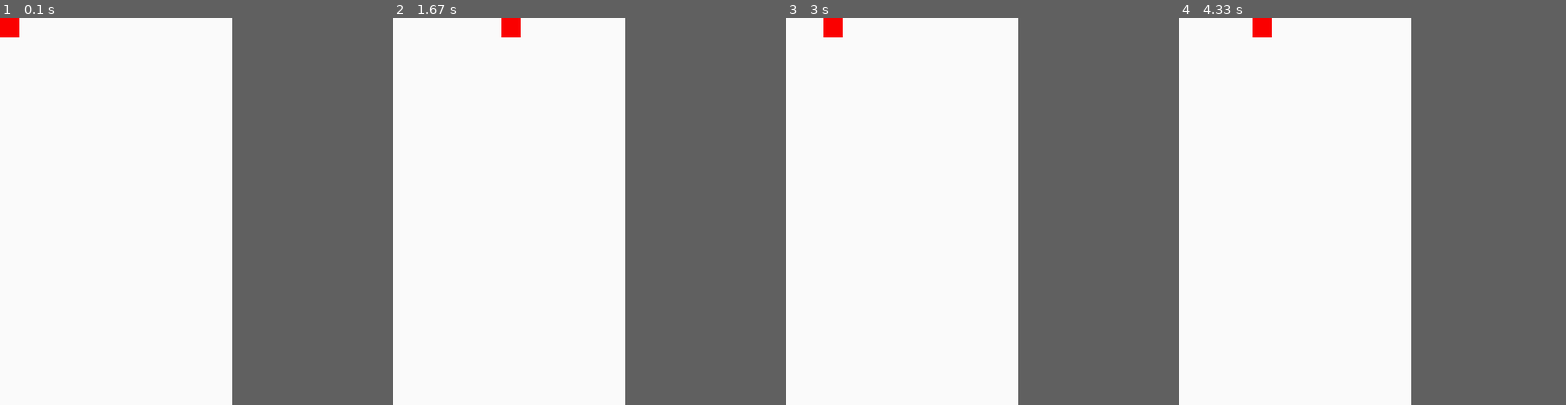
Above: before the commit, frames 1-4 (left to right).
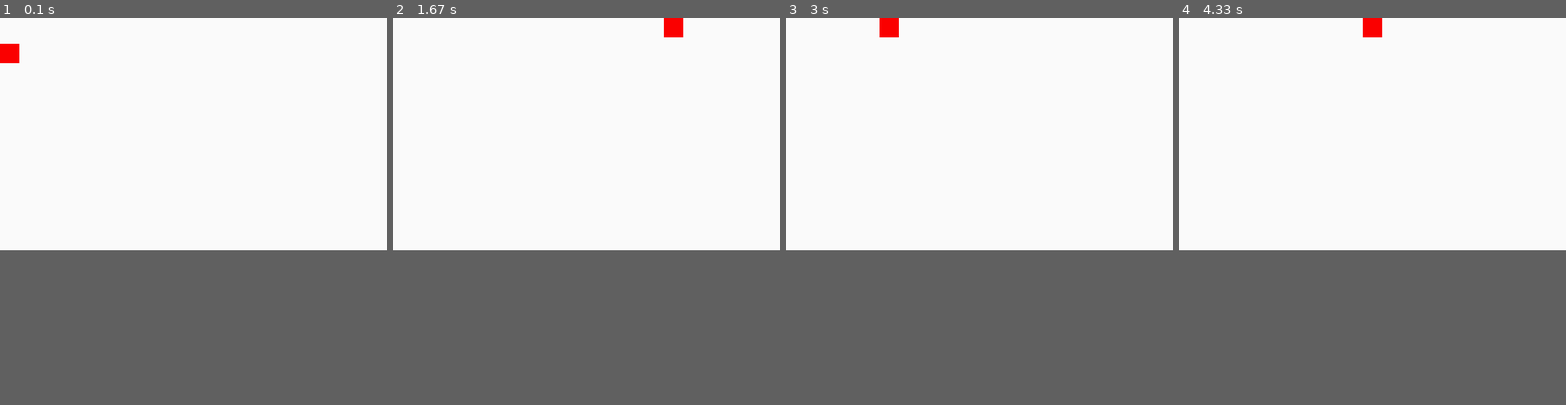
Above: after the commit, the same moments.

Repository: TieuLenh/demo2
Game: pygame game, started from game.py
Two runs of this game, one before a commit and one after it. Both use one fixed random seed, a clock stepped at 60 frames per second and the inputs below.
Inputs:
- Up to frame 1 (0.1 s): no input
- Up to frame 2 (1.67 s): tap Space at 0.33, 0.73, 1.03, 1.23, 1.53 s; hold D 0.67-1.13 s; hold D 1.17-1.63 s
- Up to frame 3 (3 s): hold A 1.67-2.2 s; tap Space at 1.73, 2.03, 2.3, 2.6, 2.73 s; hold A 2.23-2.63 s; hold D from 2.67 s (still down)
- Up to frame 4 (4.33 s): tap Space at 3.03, 3.4, 3.7, 3.9, 4.2 s; release D at 3.3 s; hold A 3.33-3.8 s; hold D 3.83-4.3 s
In our replay, the window is 360x600 before the commit and 600x360 after it. These sizes can differ from the game's own. Grey fills any space a smaller window leaves; there, only what the larger window draws over its background counts as a difference.

The runs differ from the first frame. In frame 1, 0.5% of the frame differs, in the area x 0-5%, y 0-12%; in frame 2, 0.5%; in frame 3, 0.5%; in frame 4, 0.5%.

Commit message:
ranh lam sau

Diff:
--- a/game.py
+++ b/game.py
@@ -8,7 +8,7 @@
 #display setting
 dts =  pygame.display.get_desktop_sizes()
 dt_w, dt_h = dts[0]
-wd_w, wd_h = 12 * unit, 20*unit
+wd_w, wd_h = 20*unit, 12 * unit
 screen = pygame.display.set_mode((wd_w, wd_h), flags=pygame.RESIZABLE)
 #surface
 sf1 = pygame.Surface((wd_w, wd_h))
@@ -16,43 +16,63 @@
 pl1 = player(w=unit,h=unit)
 pl1r = pl1.plr()
 print(pl1r)
-pl_step = 2
+pl_speed = 5
 
-#limited moving
+#player's moving
 def lim1(plr,w,h):
   if plr.x <= 0:
     plr.x = 0
   if plr.y <= 0:
     plr.y = 0
+  if plr.x >= w - plr.w:
+    plr.x = w - plr.w
+  if plr.y >= h - plr.h:
+    plr.y = h - plr.h
 
 #game loop
 clock = pygame.time.Clock()
 fps = 90
+t = 0
+fos = t/fps
+jump = 0
+k = 0
 running = True
 while running:
   if wd_w != screen.get_width() or wd_h != screen.get_height():
      wd_w, wd_h = pygame.display.get_window_size()
 
   #processing surface
-  screen.blit(sf1,(wd_w//2 - sf1.get_width()//2,0))
-  #screen.blit(sf1,(0,0))
+  screen.blit(sf1,(wd_w//2 - sf1.get_width()//2, wd_h//2 - sf1.get_height()//2,))
   sf1.fill(white)
   #processing event.
   for event in pygame.event.get():
       if event.type == pygame.QUIT:
           running = False
-  key = pygame.key.get_pressed()
-  if key[pygame.K_w]:
-    pl1r.y -= pl_step
-  if key[pygame.K_s]:
-    pl1r.y += pl_step
-  if key[pygame.K_a]:
-    pl1r.x -= pl_step
-  if key[pygame.K_d]:
-    pl1r.x += pl_step
-  lim1(pl1r, wd_w, wd_h)
+      if event.type == pygame.KEYDOWN:
+        if event.key == pygame.K_SPACE and jump == 0 and k == 0:
+          jump = 1
+          k = fps/2
+  if fos % 2 == 0:
+    key = pygame.key.get_pressed()
+    if jump == 1:
+      pl1r.y -= pl_speed
+      k -= 1
+    else:
+      pl1r.y += pl_speed
+    if k == 0:
+      jump = 0
+    if key[pygame.K_a]:
+      pl1r.x -= pl_speed
+    if key[pygame.K_d]:
+      pl1r.x += pl_speed
+  lim1(pl1r, sf1.get_width(), sf1.get_height())
   pygame.draw.rect(surface=sf1, color=red, rect=pl1r)
   #setting fps and display
   pygame.display.update()
   clock.tick(fps)
+
+  t += 1000000000
+  if fos / fps >= 1:
+    fos = 0
+    fos += 1
 pygame.quit()
